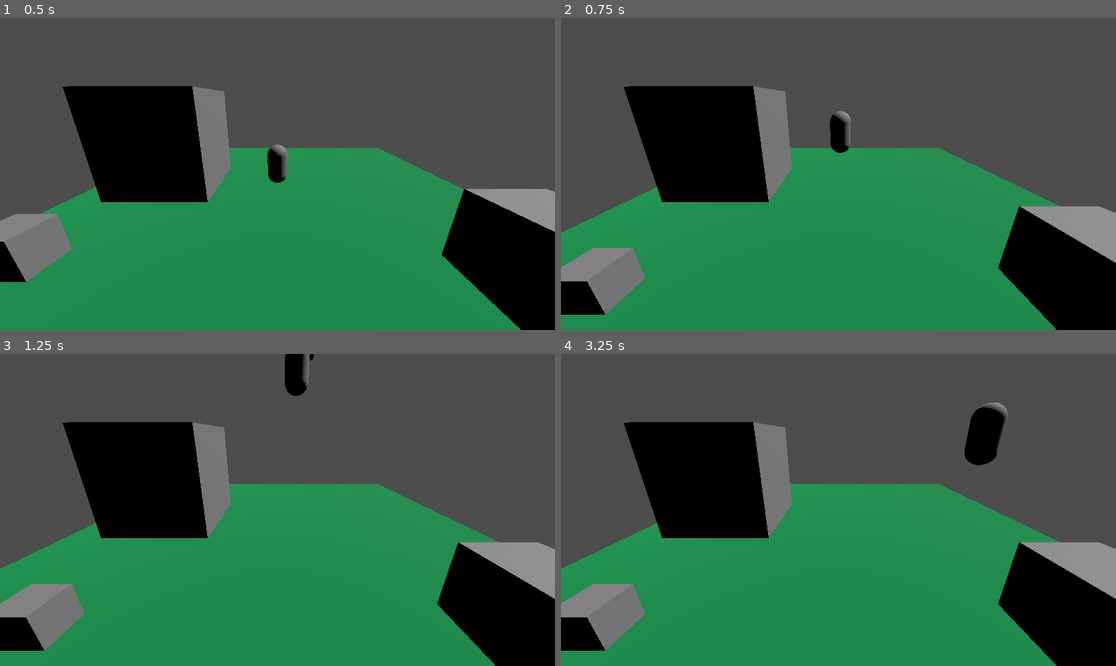
Above: before the commit, frames 1-4 (two rows, left to right).
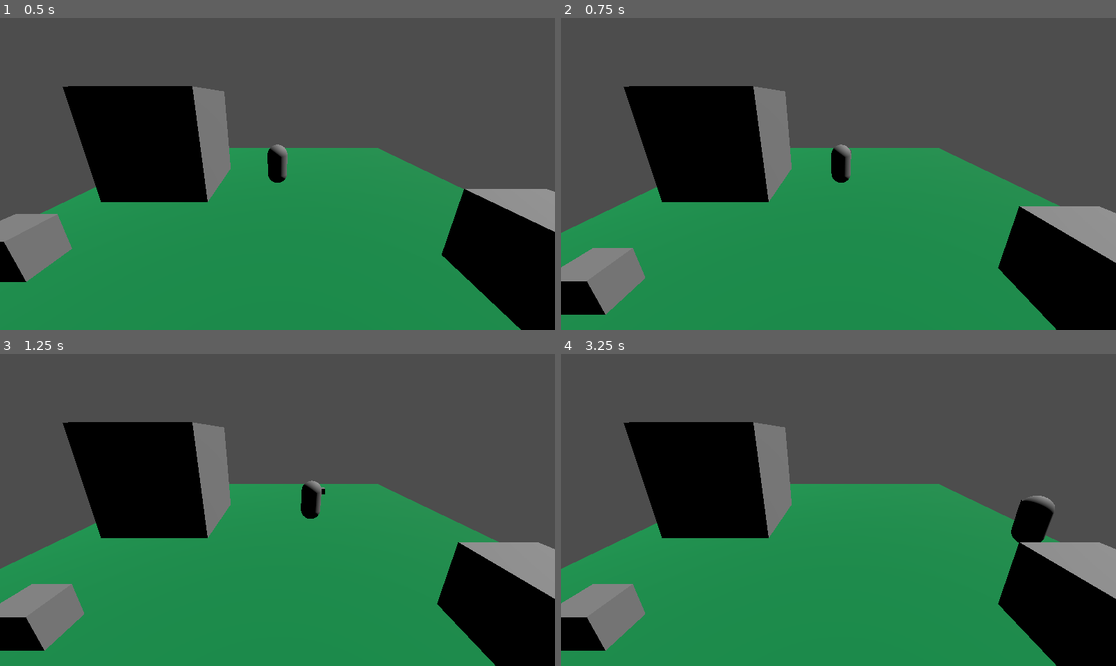
Above: after the commit, the same moments.

Repository: hudsonmiears/Godot3DPhysicsPlatformer
Game: Godot game, scene res://prototype.tscn
Two runs of this game, one before a commit and one after it. Both use one fixed random seed, a clock stepped at 60 frames per second and the inputs below.
Inputs:
- Up to frame 1 (0.5 s): no input
- Up to frame 2 (0.75 s): hold D (move_right) from 0.53 s (still down); tap Space (jump) at 0.6 s
- Up to frame 3 (1.25 s): keep holding D (move_right); tap Space (jump) at 0.77, 1.07 s
- Up to frame 4 (3.25 s): release D (move_right) at 1.28 s; hold S (move_back) 1.28-2.03 s; tap Space (jump) at 1.35, 1.52, 1.82, 2.1, 2.85, 3.02 s; hold D (move_right) 2.03-2.78 s; hold W (move_forward) from 2.78 s (still down)

Frame 1 is identical in both runs. In frame 2, 0.7% of the frame differs, in the area x 48-53%, y 29-53%; in frame 3, 0.9%; in frame 4, 1.9%, in the area x 72-89%, y 15-61%.

Commit message:
disable jumping

Diff:
--- a/PhysicsBasedController.gd
+++ b/PhysicsBasedController.gd
@@ -29,7 +29,7 @@
 
 func _integrate_forces(state):
 	var move_input = Input.get_vector("move_left", "move_right", "move_forward", "move_back")
-	var jump_input = Input.is_action_just_pressed("jump")
+	var jump_input = false #Input.is_action_just_pressed("jump")
 	var input_forward_from_camera = get_move_forward(move_input)
 	is_grounded = raycast_node.is_colliding()
 	if is_grounded:
